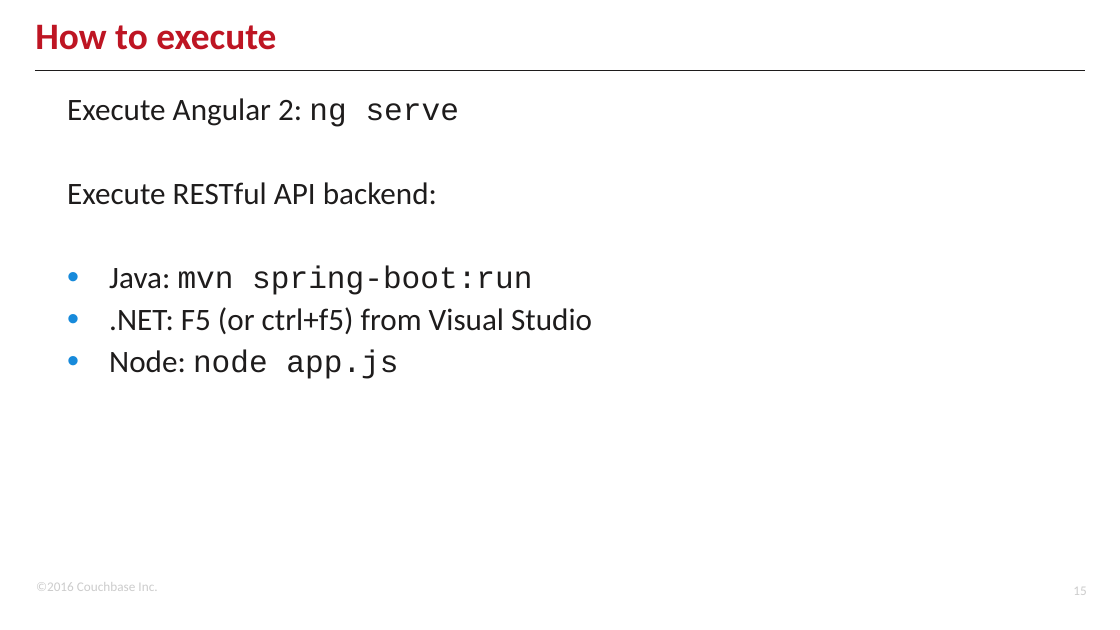
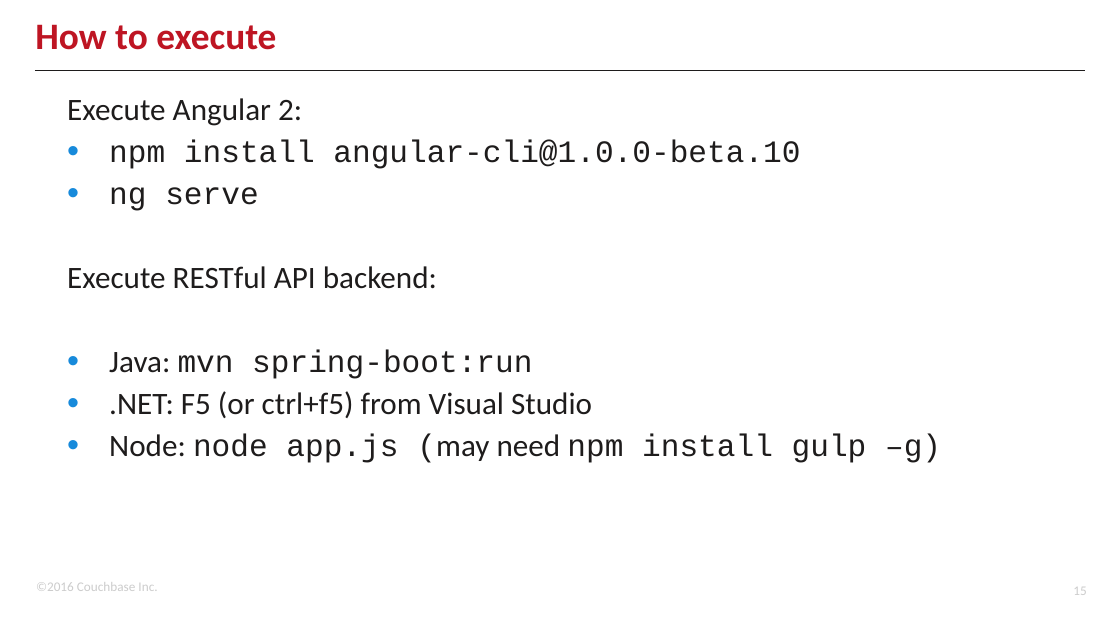
Before and after one commit to clint77/workshop, a slide deck: slide 15 of connect2016/developer/03/03.pptx. Drawn at 1120x630 pixels with LibreOffice and Linux fonts; fonts in the diff are those of the drawing; background and template pictures are left out. Boxes give left, top, right and bottom in pixels: in the first picture for what was removed or moved away, otherwise in the second. Text is boxed around its words. In the diff, an @@ line names an element or a change of style, - is before the commit and + after.

```diff
--- a/connect2016/developer/03/03.pptx
+++ b/connect2016/developer/03/03.pptx
@@ text at (67,98,800,211): text changed; font Calibri to Courier New @@
-Execute Angular 2: ng serve
+Execute Angular 2:
+• npm install angular-cli@1.0.0-beta.10
+• ng serve
@@ text at (109,434,941,463): text changed @@
-• Node: node app.js
+• Node: node app.js (may need npm install gulp –g)
```
Also in this commit, not shown: 1 other file.
